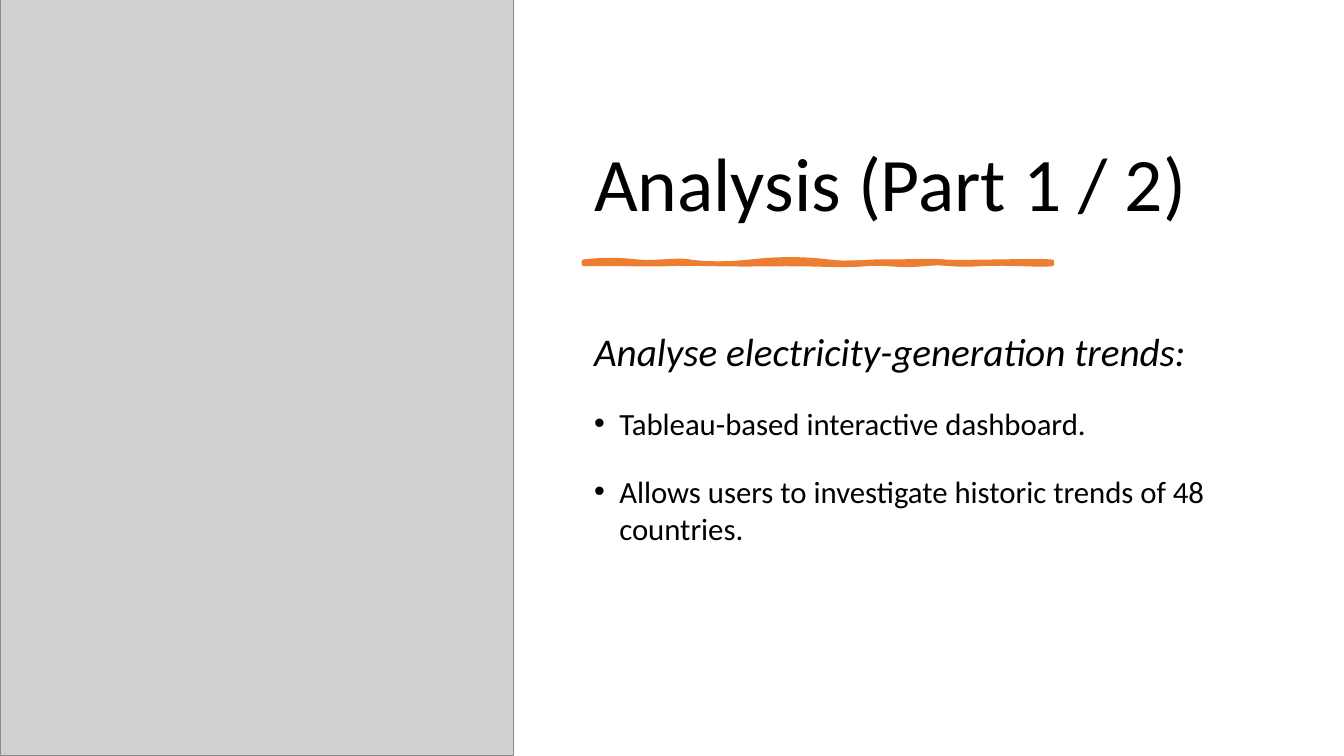
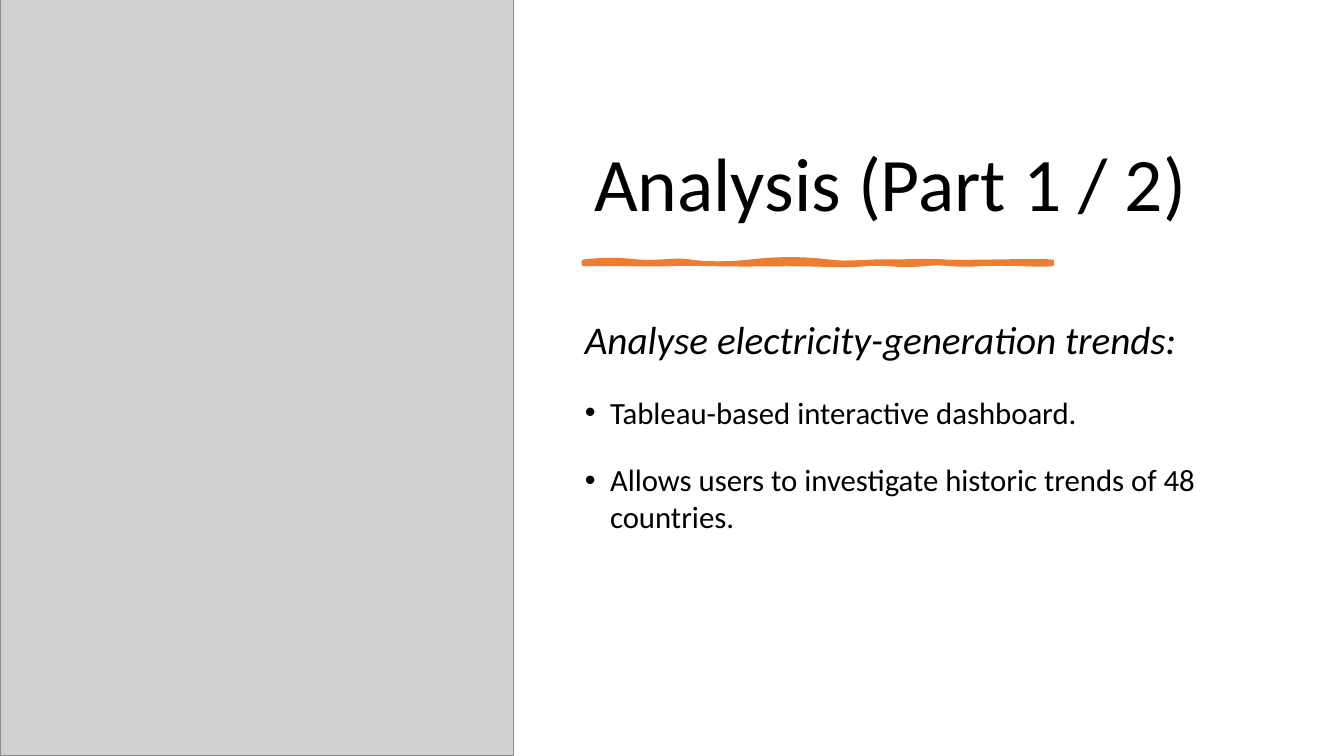
Before and after one commit to shwetajain1022/Project-4, a slide deck: slide 3 of Presentation/Proj4_presentation.pptx. Drawn at 1344x756 pixels with LibreOffice and Linux fonts; fonts in the diff are those of the drawing; grey boxes stand for pictures. Boxes give left, top, right and bottom in pixels: in the first picture for what was removed or moved away, otherwise in the second. Text is boxed around its words. In the diff, an @@ line names an element or a change of style, - is before the commit and + after.

```diff
--- a/Presentation/Proj4_presentation.pptx
+++ b/Presentation/Proj4_presentation.pptx
@@ text "Analyse electricity-generation trends:": place and size @@
-text "Analyse electricity-generation trends:" at (594, 338, 1204, 541)
+text "Analyse electricity-generation trends:" at (585, 326, 1195, 529)
```
Also in this commit, not shown: 6 other slides changed, 2 slides added.
